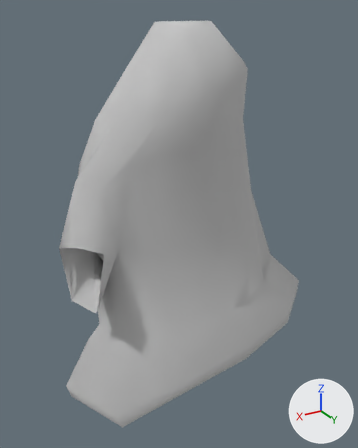
One commit to the Blender file Kandidat33MobileGame/assets/Models/ghost/ghost04-014cloth003armature003UV002.blend: the scene before it, then after it.
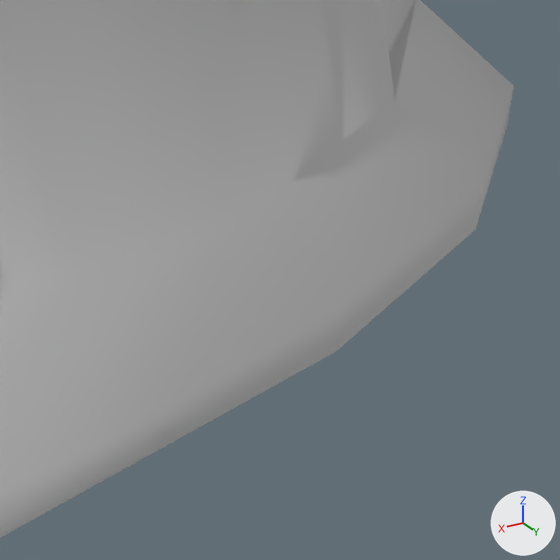
There are two pictures of each version: one whole from a camera (50 mm lens) standing at (3.03, 5.09, 2.5) and looking at (-0.05, -0.04, -0.07), one close up on the part from 41% to 87% of the width and 57% to 94% of the height. Arrows for +X, +Y and +Z are at lower right; the lights stay in place.
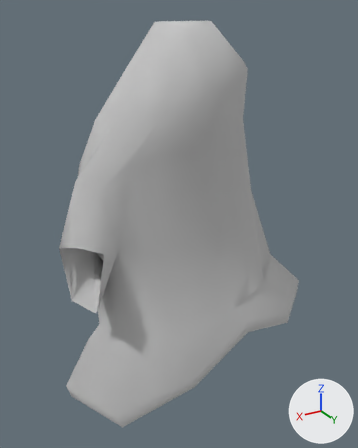
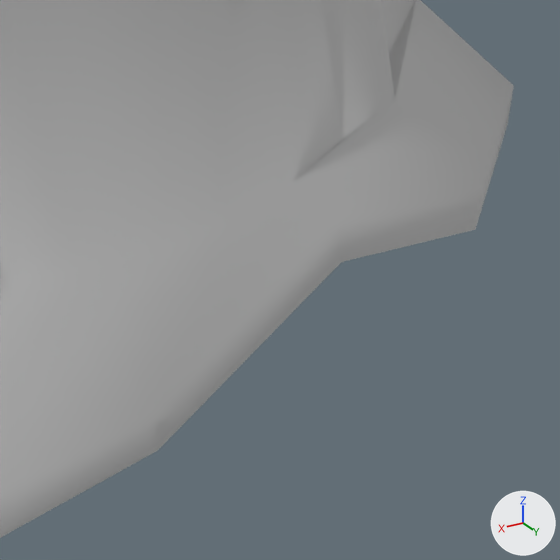
The edits, one by one:
me_sphere has 113 vertices, 98 faces and spans x -1.95..1.6, y -1.13..1.11, z -2.37..2.4.
me_sphere is used by ob_sphere; location (0.0, 0.0, 0.0).
Part 1, on me_sphere:
Vertex 36 of me_sphere moves from (-0.35, 1.11, -1.41) at pixel (334, 315) to (-0.45, 0.99, -1.12) at pixel (339, 225).
Vertex 53 of me_sphere moves from (-0.37, 1.11, -1.58) at pixel (336, 351) to (-0.47, 0.99, -1.29) at pixel (341, 262).

What differs and where, as boxes (x1, y1, x2, y2) in the close-ups (560 x 560 px; the box of a moved part takes in the faces that stretch with it):
part 1 of me_sphere, moved or reshaped
    both: (154, 100, 481, 450)
